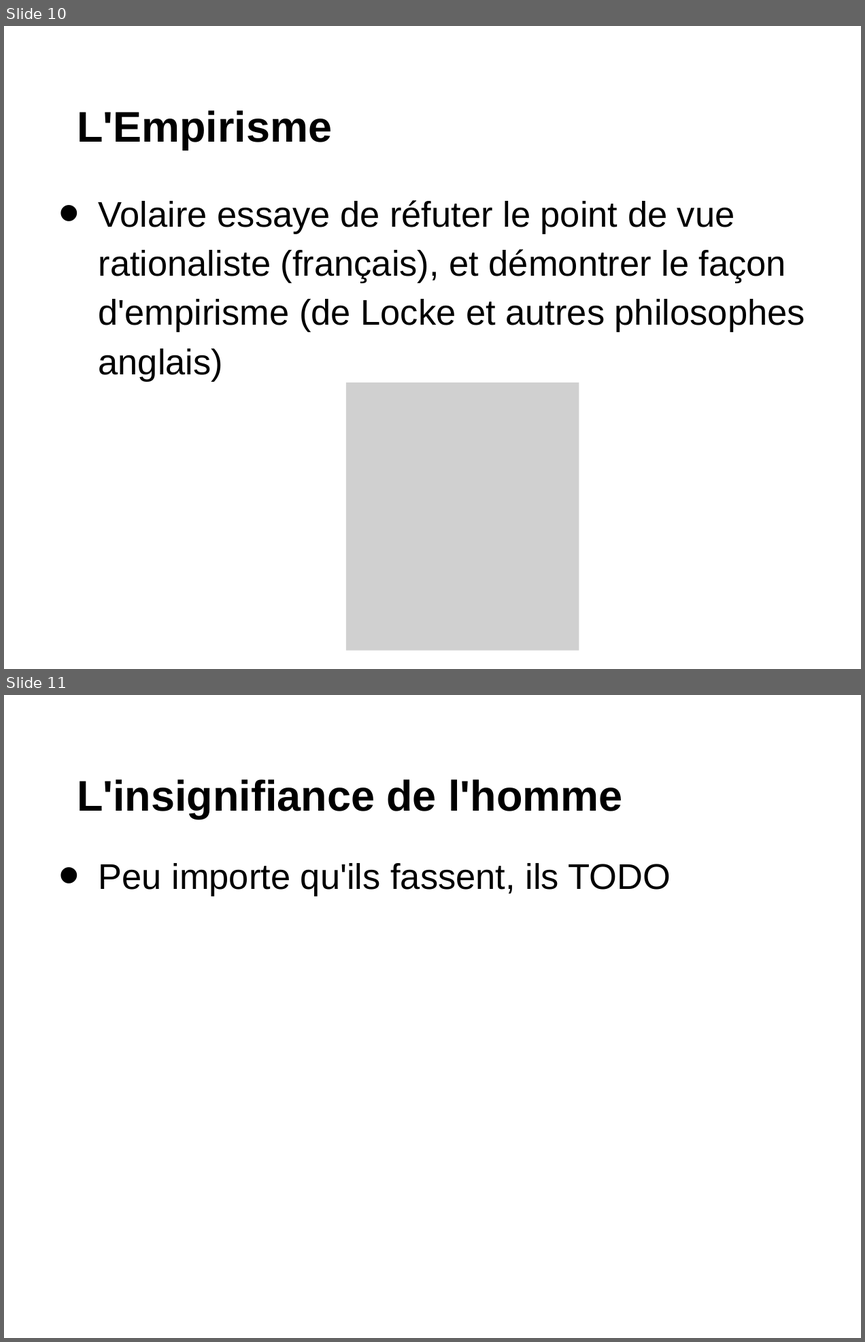
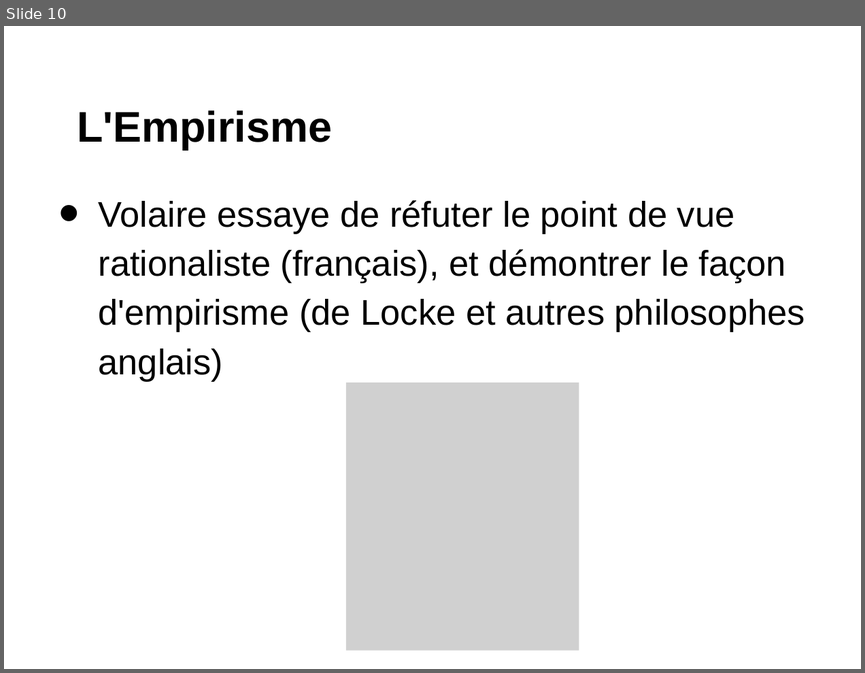
Before and after one commit to beneills/candide, a slide deck: presentation.pptx. Shown one above the other, each under a label of ours: slides 10 and 11 before the commit, slide 10 after it. The pictures are 865x1342 and 865x673 pixels, drawn with LibreOffice and Linux fonts; fonts in the diff are those of the drawing; grey boxes stand for pictures. Boxes give left, top, right and bottom in pixels: in the first picture for what was removed or moved away, otherwise in the second. Text is boxed around its words. In the diff, an @@ line names an element or a change of style, - is before the commit and + after.

```diff
--- a/presentation.pptx
+++ b/presentation.pptx
@@ slide 11 removed at (4,695,861,1338), background #FFFFFF @@
@@ title removed at (77,779,622,818) @@
-L'insignifiance de l'homme
@@ text removed at (99,863,671,896) @@
-• Peu importe qu'ils fassent, ils TODO
```
Also in this commit, not shown: 1 slide changed, 1 other file.
